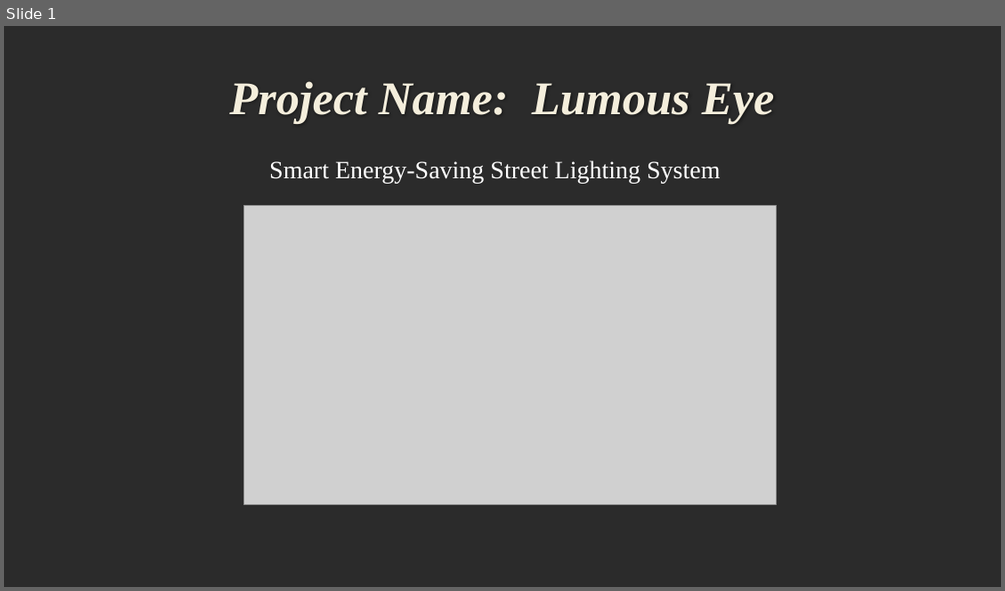
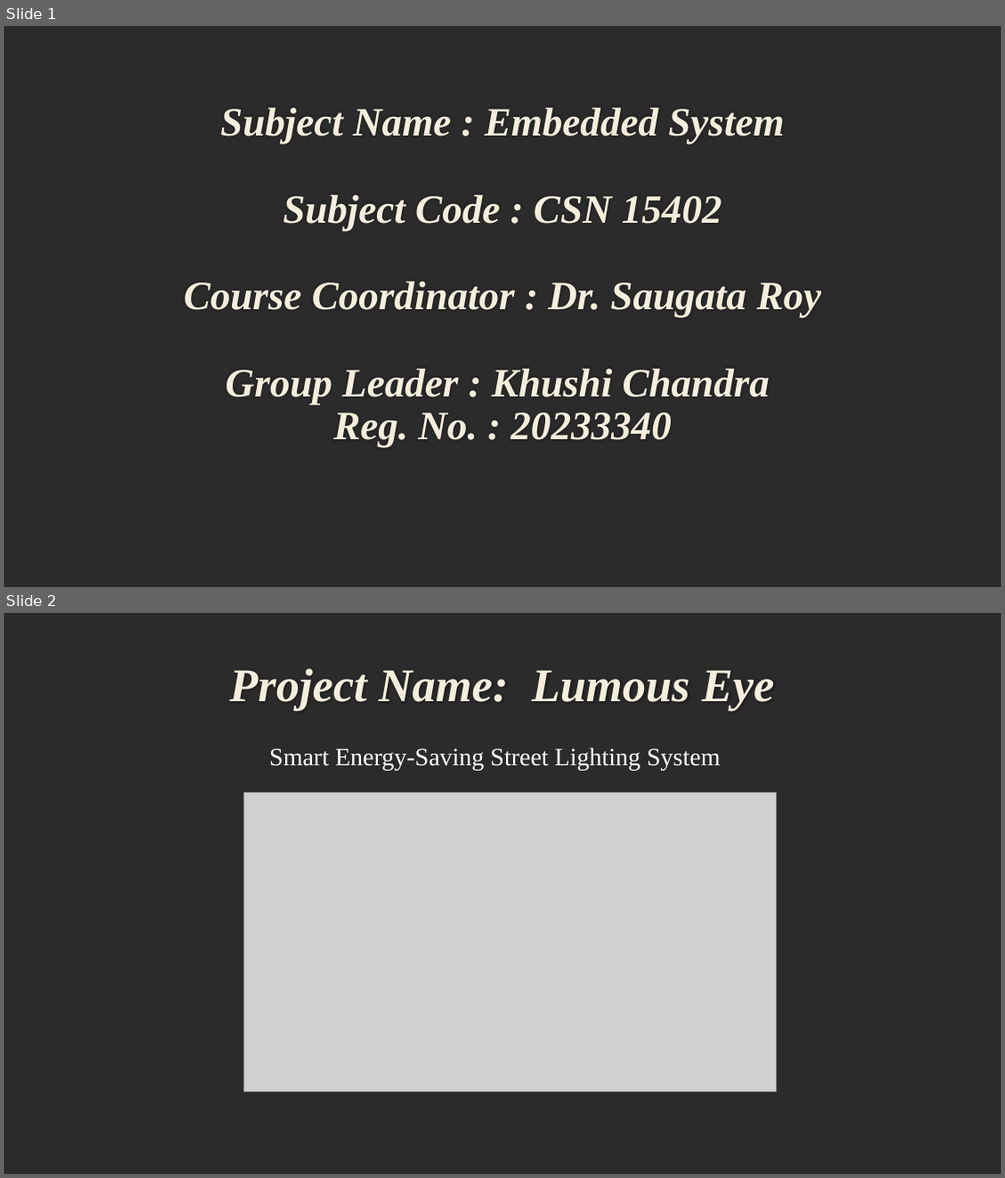
Before and after one commit to Komalsingh7/Lumous_EyeGroupNo_9, a slide deck: Lumous Eye.pptx. Shown one above the other, each under a label of ours: slide 1 before the commit, slides 1 and 2 after it. The pictures are 1005x591 and 1005x1178 pixels, drawn with LibreOffice and Linux fonts; fonts in the diff are those of the drawing; grey boxes stand for pictures; background and template pictures are left out; a plain dark background stands for a picture behind light text. Boxes give left, top, right and bottom in pixels: in the first picture for what was removed or moved away, otherwise in the second. Text is boxed around its words. In the diff, an @@ line names an element or a change of style, - is before the commit and + after.

```diff
--- a/Lumous Eye.pptx
+++ b/Lumous Eye.pptx
@@ slide 1 added at (x1=4, y1=26, x2=1001, y2=587), background picture (left out) @@
@@ title added at (x1=184, y1=107, x2=822, y2=448), 38.7 pt, text #F4EEDC, bold, italic @@
+Subject Name : Embedded System
+Subject Code : CSN 15402
+Course Coordinator : Dr. Saugata Roy
+Group Leader : Khushi Chandra
+Reg. No. : 20233340
@@ what was slide 1 is now slide 2 @@
```
Also in this commit, not shown: 2 slides changed.
